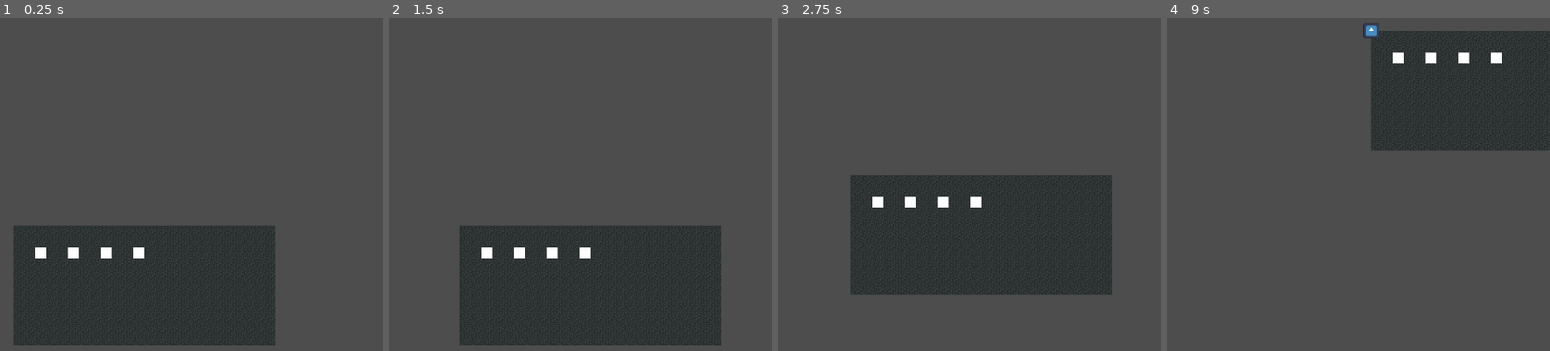
Above: before the commit, frames 1-4 (left to right).
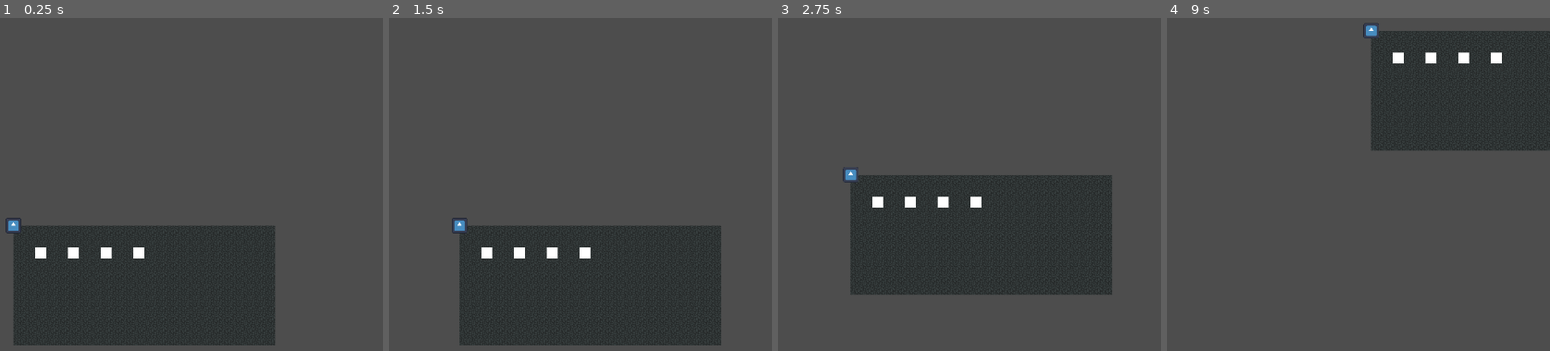
Above: after the commit, the same moments.

Repository: nylonswordsman/fangamesofar
Game: Godot game, scene res://scenes/everythingmanager.tscn
The game is run twice, just before and just after one commit, with the same random seed, the same clock (stepped at 60 frames per second) and the same inputs. The engine's default icon, where the game draws it, is replaced by a stand-in: a white triangle on a blue panel in a dark square.
Inputs:
- Up to frame 1 (0.25 s): no input
- Up to frame 2 (1.5 s): tap Enter at 0.5 s; hold Right (rightArrow) 0.53-1.28 s; hold A (A) 0.53-1.28 s; tap D (D) at 0.8, 1.35 s; hold Down (downArrow) from 1.28 s (still down)
- Up to frame 3 (2.75 s): tap S (S) at 1.55 s; release Down (downArrow) at 2.03 s; hold Right (rightArrow) from 2.03 s (still down); hold S (S) from 2.03 s (still down); tap W (W) at 2.3 s
- Up to frame 4 (9 s): release Right (rightArrow) at 2.78 s; release S (S) at 2.78 s; hold Up (upArrow) 2.78-3.53 s; tap W (W) at 2.85, 5.3, 5.85, 8.3, 8.85 s; tap A (A) at 3.05, 6.05 s; hold A (A) 3.53-4.28 s; hold Left (leftArrow) 3.53-5.03 s; tap D (D) at 3.8, 4.35, 6.8, 7.35 s; tap S (S) at 4.55, 7.55 s; hold Down (downArrow) 5.03-5.78 s; hold S (S) 5.03-5.78 s; hold Right (rightArrow) 5.78-6.53 s; hold Up (upArrow) 6.53-7.28 s; hold A (A) 6.53-7.28 s; hold Right (rightArrow) 7.28-8.03 s; hold Down (downArrow) 8.03-8.78 s; hold S (S) 8.03-8.78 s; hold Left (leftArrow) from 8.78 s (still down)

The runs differ from the first frame. In frame 1, 0.1% of the frame differs, in the area x 1-6%, y 60-65%; in frame 2, 0.1%, in the area x 16-21%, y 60-65%; in frame 3, 0.1%; in frame 4, less than 0.1%.
Error after the commit: Invalid access to property or key 'pointsInSTR' on a base object of type 'Dictionary'. (res://scripts/expies/experiment.gd:75)

Commit message:
im sorry werdom

Diff:
--- a/scripts/expies/experiment.gd
+++ b/scripts/expies/experiment.gd
@@ -26,7 +26,7 @@
 
 var expieSpecies: String = "Experi."
 var expieName: String = "blank"
-var currentMood: int # no maxMood because max mood is 200 for all species
+var currentMood: int # no maxMood because max mood is always 200 for all species
 var currentHunger: int
 var maxHunger: int = 100
 # given before most other things
@@ -64,21 +64,34 @@
 # substats are only calculated when they are used
 
 
-signal askForBook
 
 
 func translateBook(book):
 	openedBook = Dictionary(book) # absolutely no need for set func
-
-
+	expieName = openedBook.expieName
+	expieSpecies = openedBook.expieSpecies
+	currentMood = openedBook.currentMood
+	currentHunger = openedBook.currentHunger
+	pointsInSTR = openedBook.pointsInSTR
+	pointsInDEX = openedBook.pointsInDEX
+	pointsInCON = openedBook.pointsInCON
+	pointsInINT = openedBook.pointsInINT
+	pointsInWIS = openedBook.pointsInWIS
+	pointsInCHA = openedBook.pointsInCHA
+	currentOverallIntegrity = openedBook.currentOverallIntegrity
+	currentHeadIntegrity = openedBook.currentHeadIntegrity
+	currentTorsoIntegrity = openedBook.currentTorsoIntegrity
+	currentLArmIntegrity = openedBook.currentLArmIntegrity
+	currentRArmIntegrity = openedBook.currentRArmIntegrity
+	currentLLegIntegrity = openedBook.currentLLegIntegrity
+	currentRLegIntegrity = openedBook.currentRLegIntegrity
+	weapon = openedBook.weapon
+	armor = openedBook.armor
+	gifts = openedBook.gifts
 
 func _input(event):
-	if event.is_action_pressed("upArrow"):
-		emit_signal("askForBook")
 	if event.is_action_pressed("rightArrow"):
 		print(expieName)
-	if event.is_action_pressed("downArrow"):
-		set("expieName", String(openedBook.expieName))
 
 
 
--- a/trim from final project/9A/9ACore.gd
+++ b/trim from final project/9A/9ACore.gd
@@ -1,11 +1,9 @@
 extends Node2D
 
 
-func _input(event):
-	if event.is_action_pressed("leftArrow"):
-		call("readExpieBooks")
 
-func readExpieBooks():
+
+func _ready():
 	## multiple save support is a later thing. for now only save1 is available
 	## im lazy. cry about it lmao. ill do it after release probably
 	# load save1 resource as a variable
@@ -18,10 +16,9 @@
 				var expie = ResourceLoader.load("res://scripts/expies/experiment.tscn")\
 				.instantiate() # load Experiment class as variable
 				add_child(expie) # add an Experiment as child
-				await expie.askForBook # < this is bad
+				#await expie.askForBook # < this is bad
 				print(type_string(typeof(book)))
 				expie.translateBook(book)# There was no need for call func
-				#set("expie.openedBook", Dictionary(book))
 			"Orange":
 				#print(book)
 				pass
